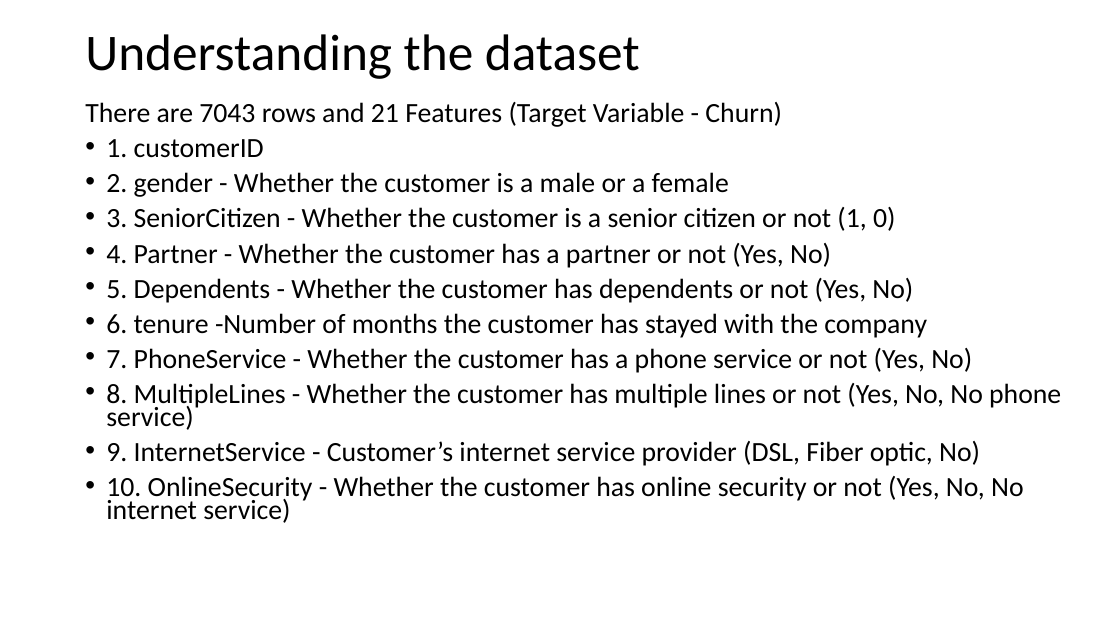
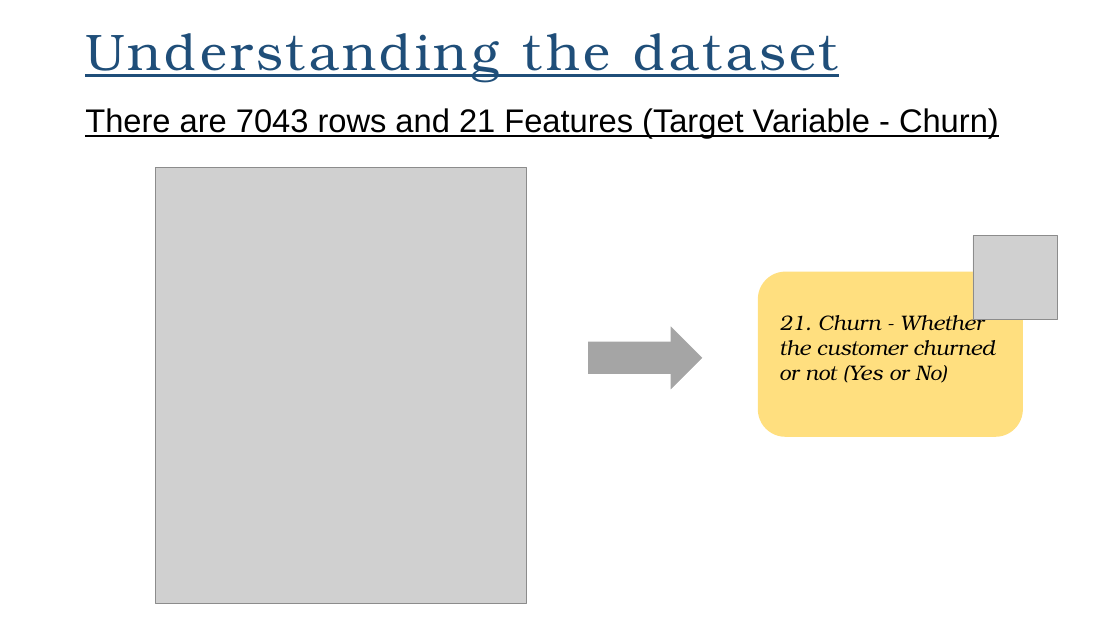
Before and after one commit to Mohamed-Maaz-Rehan/Telecom-Churn-Prediction, a slide deck: slide 6 of STEP (Churning).pptx. Drawn at 1120x630 pixels with LibreOffice and Linux fonts; fonts in the diff are those of the drawing; grey boxes stand for pictures. Boxes give left, top, right and bottom in pixels: in the first picture for what was removed or moved away, otherwise in the second. Text is boxed around its words. In the diff, an @@ line names an element or a change of style, - is before the commit and + after.

```diff
--- a/STEP (Churning).pptx
+++ b/STEP (Churning).pptx
@@ title "Understanding the dataset" at [85, 33, 838, 82]: font Calibri to TeX Gyre Bonum, text colour #000000 to #1F4E79, letter spacing 0 to 3 pt, underline on @@
@@ text "There are 7043 rows and ..." at [85, 108, 999, 138]: size 23.8 to 28 pt, font Calibri to Arial, underline on; line spacing 0.7 to 0.9 @@
@@ text at [106, 139, 1061, 523]: paragraphs removed @@
-• 1. customerID
-• 2. gender - Whether the customer is a male or a female
-• 3. SeniorCitizen - Whether the customer is a senior citizen or not (1, 0)
-• 4. Partner - Whether the customer has a partner or not (Yes, No)
-• 5. Dependents - Whether the customer has dependents or not (Yes, No)
-• 6. tenure -Number of months the customer has stayed with the company
-• 7. PhoneService - Whether the customer has a phone service or not (Yes, No)
-• 8. MultipleLines - Whether the customer has multiple lines or not (Yes, No, No phone service)
-• 9. InternetService - Customer’s internet service provider (DSL, Fiber optic, No)
-• 10. OnlineSecurity - Whether the customer has online security or not (Yes, No, No internet service)
@@ picture added at [155, 167, 527, 604] @@
@@ picture added at [973, 236, 1057, 320] @@
@@ rounded rectangle added at [758, 271, 1023, 437], fill #FFC000 at 50% opacity @@
@@ right arrow added at [587, 324, 704, 392], fill #A5A5A5, outline #FFFFFF 1.5 pt @@
@@ text added at [779, 310, 995, 383], 18 pt, text #000000, italic @@
+21. Churn - Whether the customer churned or not (Yes or No)
```
Also in this commit, not shown: 6 other slides changed, 1 slide removed.
